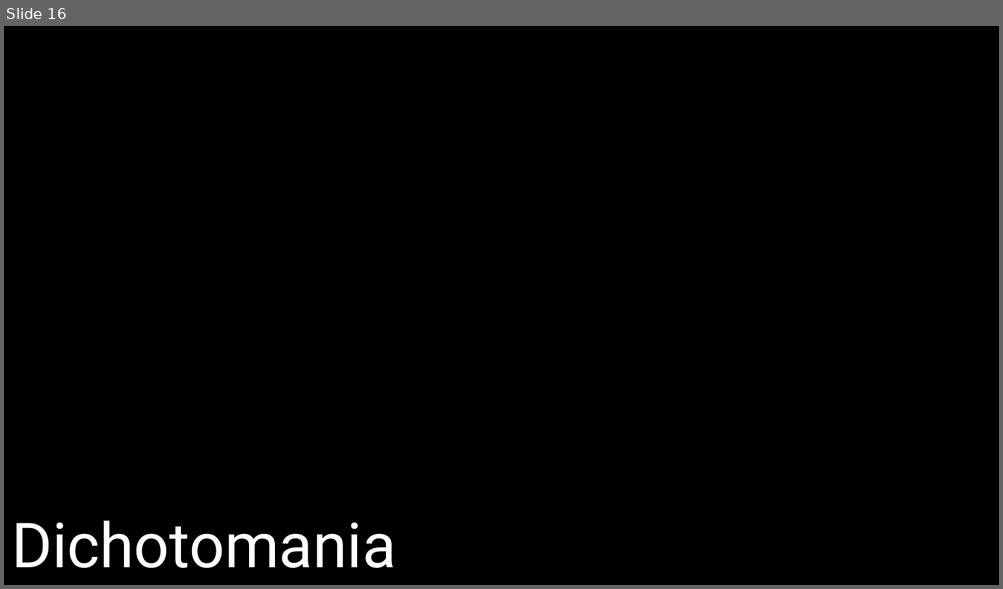
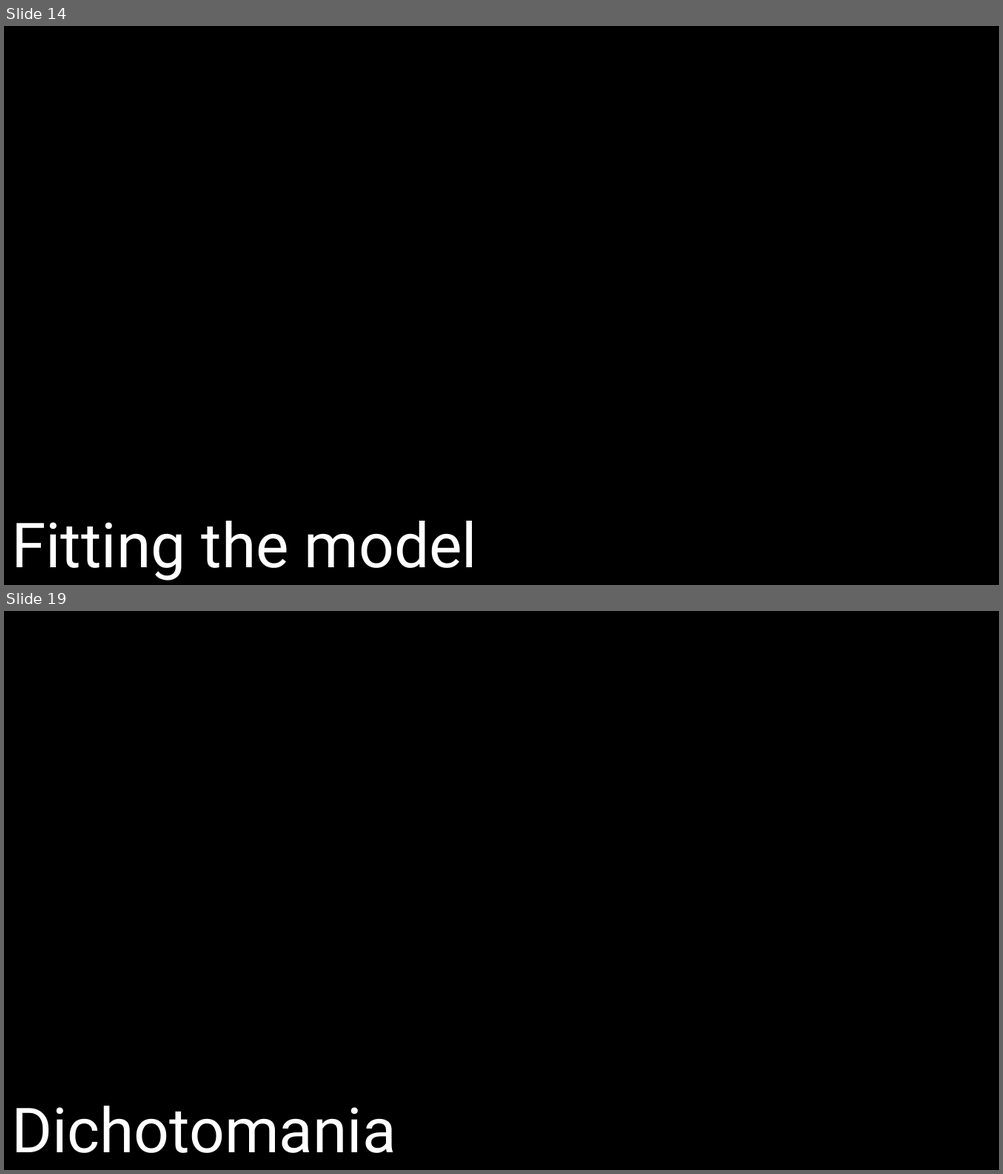
Before and after one commit to DeonRoos/stats-for-biologists, a slide deck: Lecture 7 - Cat LM/slides/LM with cat.pptx. Shown one above the other, each under a label of ours: slide 16 before the commit, slides 14 and 19 after it; the slides between them are not shown. The pictures are 1003x589 and 1003x1174 pixels, drawn with LibreOffice and Linux fonts; fonts in the diff are those of the drawing. Boxes give left, top, right and bottom in pixels: in the first picture for what was removed or moved away, otherwise in the second. Text is boxed around its words. In the diff, an @@ line names an element or a change of style, - is before the commit and + after.

```diff
--- a/Lecture 7 - Cat LM/slides/LM with cat.pptx
+++ b/Lecture 7 - Cat LM/slides/LM with cat.pptx
@@ slide 14 added at <box>4,26,999,585</box>, background #000000 @@
@@ title added at <box>11,521,478,581</box>, 60 pt, text #FFFFFF @@
+Fitting the model
@@ what was slide 16 is now slide 19 @@
```
Also in this commit, not shown: 4 slides changed, 6 other slides added, 4 slides removed, 10 other files.
